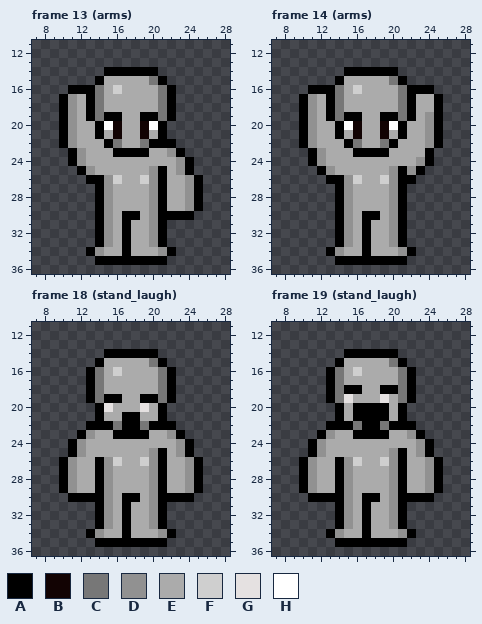
Pixel-art file: game/spritesheets/base/base-smoother.aseprite. The picture above is the old version.
24x36 pixels, 129 frames. Colours within 5 levels of each other are drawn and written as one. Shown: frame 13 (arms): x 7..28, y 11..36; frame 14 (arms): x 7..28, y 11..36; frame 18 (stand_laugh): x 7..28, y 11..36; frame 19 (stand_laugh): x 7..28, y 11..36. The old version is drawn lined up with the new one, on the new canvas. The commit also changed other frames, which this record leaves out.
Visible layers, top first: "chunky_sweater", "boxies", "BASE/Body/head", "BASE/Body/body", "BASE/Body/head-behind".
Palette (. is transparent): A #000000  B #120303  C #777777  D #919191  E #ababab  F #cfcfcf  G #e5e1e1  H #ffffff
Pixels before, frame 13 (arms), first column x 10:
14 .....AAAAAA.....
15 ....AEEEEECA....
16 .AAACEFEEEECA...
17 ADEACEEEEEECA...
18 ADEACEEEEEECA...
19 ADEACAAEEAACA...
20 ADEEAHBEEBHA....
21 ADEEAEBEEBEA....
22 ADEEEACEECAAA...
23 .ADEEEAAAAEEDA..
24 .ADEEEEEEEEEEDA.
25 ..ADEEEEEEDAEDA.
26 ...AADFEEFDAEEDA
27 ....ADEEEEDAEEDA
28 ....ADEEEEDAEEDA
29 ....ADEEEEDAEEDA
30 ....ADEAAEDAAAA.
31 ....ADEAEEDA....
32 ....ADEAEEDA....
33 ....ADEAEEDA....
34 ...ADEEAEEEDA...
35 ....AAAAAAAA....
Pixels before, frame 14 (arms), first column x 10:
14 .....AAAAAA.....
15 ....AEEEEECA....
16 .AAACEFEEEECAAA.
17 ADEACEEEEEECAEEA
18 ADEACEEEEEECAEEA
19 ADEACAAEEAACAEDA
20 ADEEAHBEEBHAEEDA
21 ADEEAEBEEBEAEEDA
22 ADEEEACEECAEEEDA
23 .ADEEEAAAAEEEEA.
24 .ADEEEEEEEEEEDA.
25 ..ADEEEEEEDADA..
26 ...AADFEEFDAA...
27 ....ADEEEEDA....
28 ....ADEEEEDA....
29 ....ADEEEEDA....
30 ....ADEAAEDA....
31 ....ADEAEEDA....
32 ....ADEAEEDA....
33 ....ADEAEEDA....
34 ...ADEEAEEEDA...
35 ....AAAAAAAA....
Pixels before, frame 18 (stand_laugh), first column x 10:
14 .....AAAAAA.....
15 ....AEEEEECA....
16 ...ACEFEEEECA...
17 ...ACEEEEEECA...
18 ...ACEEEEEECA...
19 ...ACAAEEAACA...
20 ....AGEEEGEA....
21 ....AEEAAEEA....
22 ...AAACAACAAA...
23 ..ADEEAAAAEEDA..
24 .ADEEEEEEEEEEDA.
25 .ADEEEEEEEDAEDA.
26 ADEEADFEEFDAEEDA
27 ADEEADEEEEDAEEDA
28 ADEEADEEEEDAEEDA
29 ADEEADEEEEDAEEDA
30 .AAAADEAAEDAAAA.
31 ....ADEAEEDA....
32 ....ADEAEEDA....
33 ....ADEAEEDA....
34 ...ADEEAEEEDA...
35 ....AAAAAAAA....
Pixels before, frame 19 (stand_laugh), first column x 10:
14 .....AAAAAA.....
15 ....AEEEEECA....
16 ...ACEFEEEECA...
17 ...ACEEEEEECA...
18 ...ACAAEEAACA...
19 ...ACGEEEGECA...
20 ....AEAAAAEA....
21 ....AEAAAAEA....
22 ...AAACAACAAA...
23 ..ADEEAAAAEEDA..
24 .ADEEEEEEEEEEDA.
25 .ADEEEEEEEDAEDA.
26 ADEEADFEEFDAEEDA
27 ADEEADEEEEDAEEDA
28 ADEEADEEEEDAEEDA
29 ADEEADEEEEDAEEDA
30 .AAAADEAAEDAAAA.
31 ....ADEAEEDA....
32 ....ADEAEEDA....
33 ....ADEAEEDA....
34 ...ADEEAEEEDA...
35 ....AAAAAAAA....
Once edited:
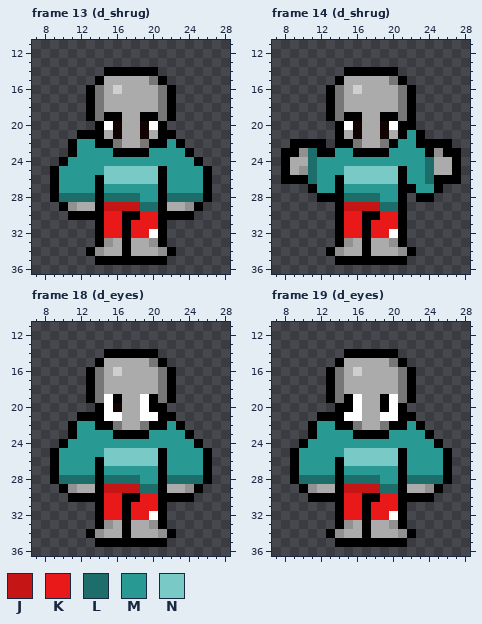
Colours new in this view: J #c61515  K #e91919  L #1d6e6a  M #289993  N #79cac6
Difference:
canvas 24x36 -> 36x48, the old top-left corner now at 6,6
Changed rows in their new state; - is an unchanged pixel.
Frame 13 (d_shrug):
first column x 9:
16 --..--------------
17 -...--------------
18 -...--------------
19 -...--------------
20 -....-------------
21 -..AA--------A----
22 -.AMMA-------MA---
23 ---MMMM----MMMMA--
24 -AMMMMMMMMMMMMMMA-
25 AMMMMMNNNNNN-MMMMA
26 AMMMM-NNNNNN-MMMMA
27 AMMMM-MMMMMM-MMMMA
28 ALLLL-LLLLMM-LLLLA
29 -ADEE-JJJJLL------
30 --AAA-KK--KK------
31 ------KK-KKK------
32 ------KK-KKH------
Frame 14 (d_shrug):
first column x 8:
16 ---..----------..---
17 --...----------...--
18 --...----------...--
19 --...----------...--
20 --....--------A...--
21 --....--------MA..--
22 -A-AA.A------MMAA-A-
23 AADLAAMM----MMMM-DAA
24 AEELMMMMMMMMMMMMLEEA
25 AEDLMMMNNNNNN-MMLEEA
26 AAALMM-NNNNNN-MMLAAA
27 ---AMM-MMMMMM-AMMA--
28 ----AA-LLLLMM--AA---
29 -------JJJJLL-------
30 -------KK--KK-------
31 -------KK-KKK-------
32 -------KK-KKH-------
Frame 18 (d_eyes):
first column x 9:
19 ------H---H-------
20 ------HB--HA------
21 ---AA-HHEEHH-A----
22 --AMM---EE---MA---
23 --AMMMM----MMMMA--
24 -AMMMMMMMMMMMMMMA-
25 AMMMMMNNNNNN-MMMMA
26 AMMMM-NNNNNN-MMMMA
27 AMMMM-MMMMMM-MMMMA
28 ALLLL-LLLLMM-LLLLA
29 ------JJJJLL------
30 ------KK--KK------
31 ------KK-KKK------
32 ------KK-KKH------
Frame 19 (d_eyes):
first column x 9:
18 ------EE--EE------
19 ------AH--AH------
20 ------AHEE-H------
21 ---AA-HHEEHH-A----
22 --AMM---EE---MA---
23 --AMMMM----MMMMA--
24 -AMMMMMMMMMMMMMMA-
25 AMMMMMNNNNNN-MMMMA
26 AMMMM-NNNNNN-MMMMA
27 AMMMM-MMMMMM-MMMMA
28 ALLLL-LLLLMM-LLLLA
29 ------JJJJLL------
30 ------KK--KK------
31 ------KK-KKK------
32 ------KK-KKH------
